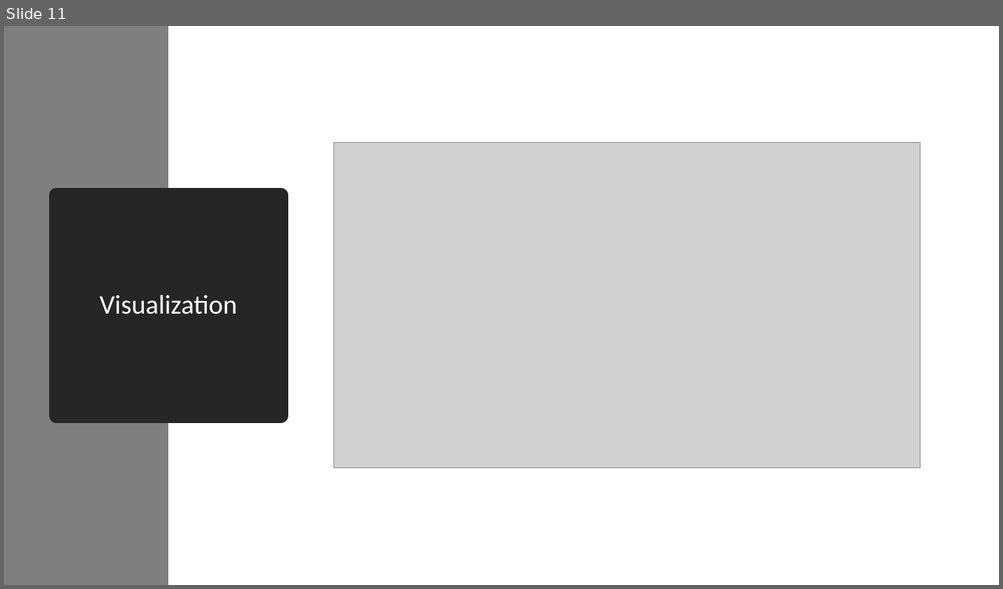
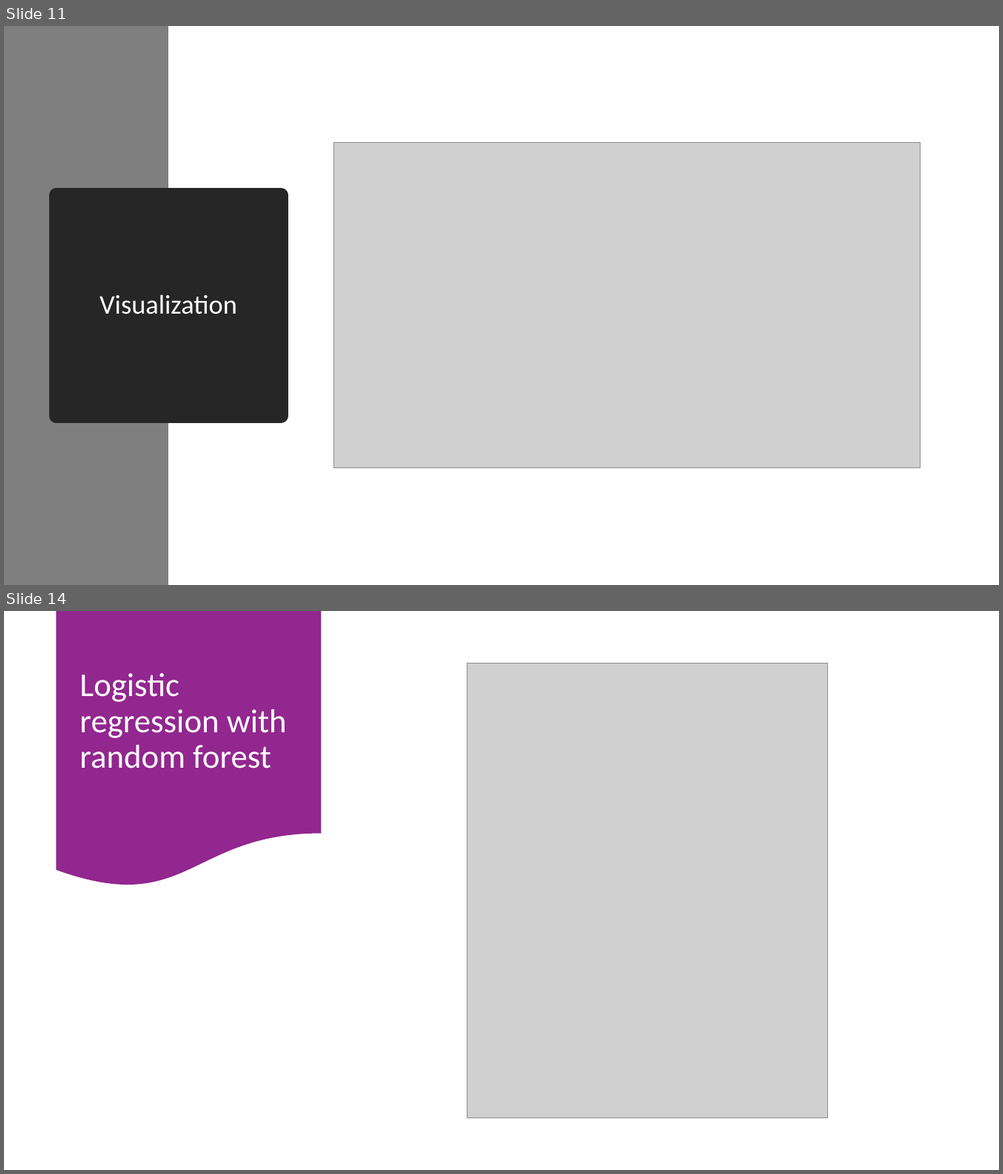
Before and after one commit to elenalazarus/Titanic-ML, a slide deck: titanic.pptx. Shown one above the other, each under a label of ours: slide 11 before the commit, slides 11 and 14 after it; the slides between them are not shown. The pictures are 1003x589 and 1003x1174 pixels, drawn with LibreOffice and Linux fonts; fonts in the diff are those of the drawing; grey boxes stand for pictures. Boxes give left, top, right and bottom in pixels: in the first picture for what was removed or moved away, otherwise in the second. Text is boxed around its words. In the diff, an @@ line names an element or a change of style, - is before the commit and + after.

```diff
--- a/titanic.pptx
+++ b/titanic.pptx
@@ slide 14 added at box(4, 611, 999, 1170), background #FFFFFF @@
@@ flow chart document added at box(57, 611, 321, 889), fill #92278F @@
@@ title added at box(79, 673, 287, 769), 32 pt, text #FFFFFF @@
+Logistic regression with random forest
@@ picture added at box(466, 664, 828, 1119) @@
```
Also in this commit, not shown: 4 other slides added, 1 slide removed, 1 other file.
